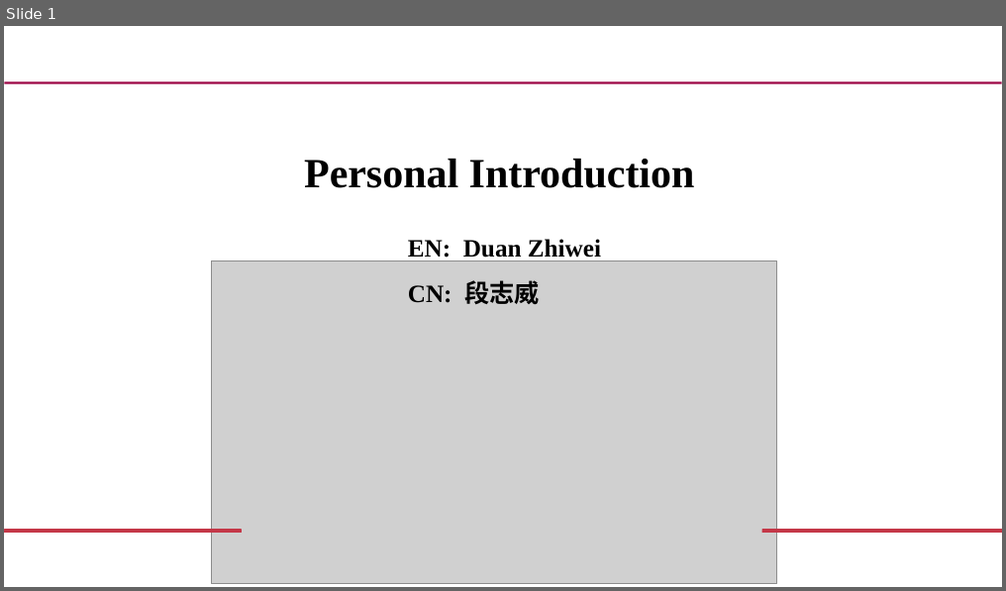
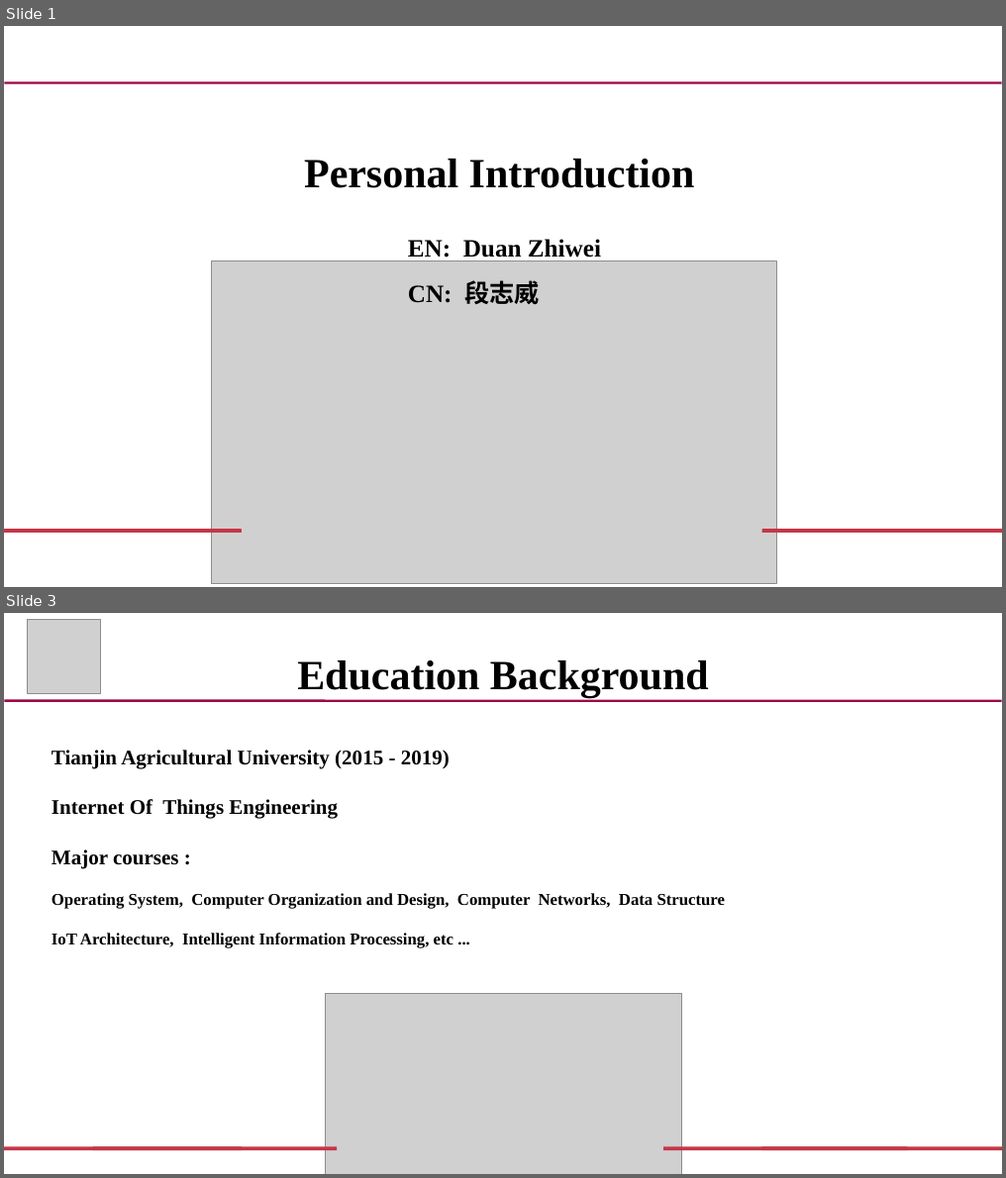
Before and after one commit to duanduanhh/CS, a slide deck: interview/PersonalIntroduction.pptx. Shown one above the other, each under a label of ours: slide 1 before the commit, slides 1 and 3 after it; the slides between them are not shown. The pictures are 1006x591 and 1006x1178 pixels, drawn with LibreOffice and Linux fonts; fonts in the diff are those of the drawing; grey boxes stand for pictures. Boxes give left, top, right and bottom in pixels: in the first picture for what was removed or moved away, otherwise in the second. Text is boxed around its words. In the diff, an @@ line names an element or a change of style, - is before the commit and + after.

```diff
--- a/interview/PersonalIntroduction.pptx
+++ b/interview/PersonalIntroduction.pptx
@@ slide 3 added at (x1=4, y1=613, x2=1002, y2=1174), background #FFFFFF @@
@@ picture added at (x1=27, y1=620, x2=101, y2=694) @@
@@ text added at (x1=297, y1=661, x2=709, y2=697), 40 pt, text #000000, bold @@
+Education Background
@@ line added from (5, 700) to (1002, 700), #9E0848 2.25 pt @@
@@ text added at (x1=52, y1=750, x2=726, y2=949), 16 pt, text #000000, bold @@
+Tianjin Agricultural University (2015 - 2019)
+Internet Of Things Engineering
+Major courses :
+Operating System, Computer Organization and Design, Computer Networks, Data Structure
+IoT Architecture, Intelligent Information Processing, etc ...
@@ picture added at (x1=325, y1=993, x2=681, y2=1174) @@
@@ rounded rectangle added at (x1=4, y1=1147, x2=242, y2=1151), fill #C43747 @@
@@ rounded rectangle added at (x1=93, y1=1147, x2=338, y2=1151), fill #C43747 @@
@@ rounded rectangle added at (x1=663, y1=1147, x2=908, y2=1151), fill #C43747 @@
@@ rounded rectangle added at (x1=762, y1=1147, x2=1002, y2=1151), fill #C43747 @@
```
Also in this commit, not shown: 5 slides changed, 1 slide removed, 3 other files.
